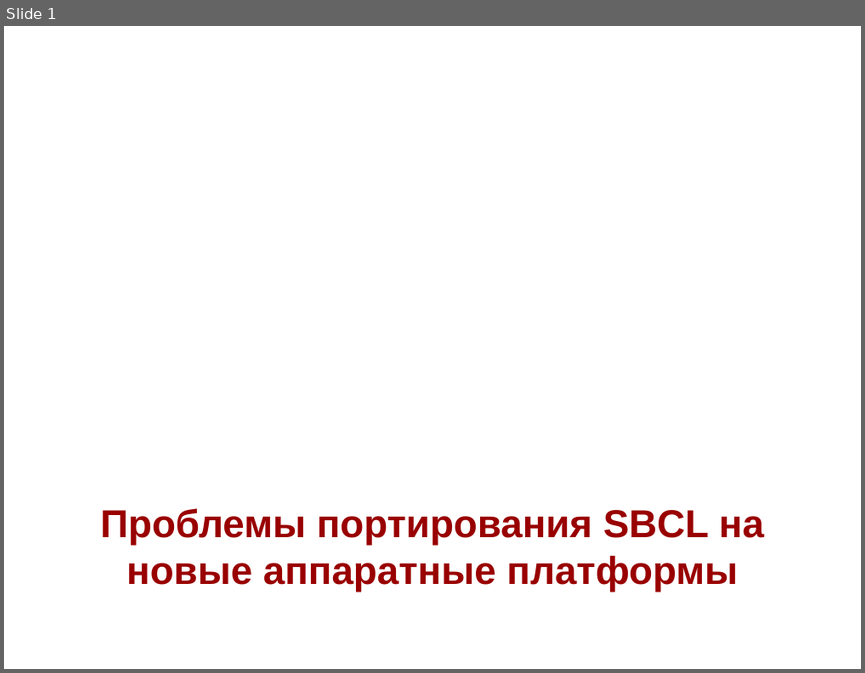
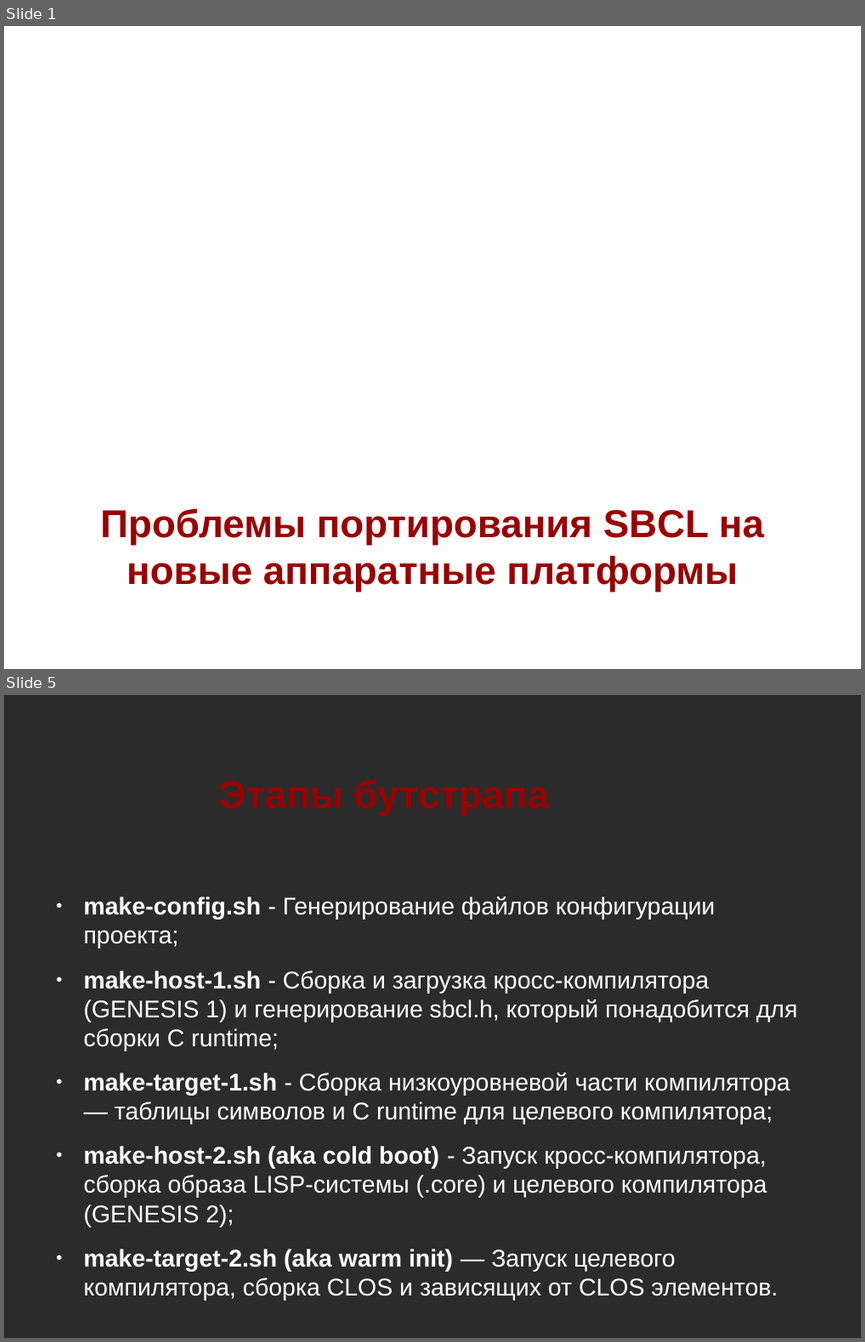
Before and after one commit to NIR-Ginko/presentations, a slide deck: SBCL porting.odp. Shown one above the other, each under a label of ours: slide 1 before the commit, slides 1 and 5 after it; the slides between them are not shown. The pictures are 865x673 and 865x1342 pixels, drawn with LibreOffice and Linux fonts; fonts in the diff are those of the drawing; background and template pictures are left out; a plain dark background stands for a picture behind light text. Boxes give left, top, right and bottom in pixels: in the first picture for what was removed or moved away, otherwise in the second. Text is boxed around its words. In the diff, an @@ line names an element or a change of style, - is before the commit and + after.

Commit message:
Presentation updated

```diff
--- a/SBCL porting.odp
+++ b/SBCL porting.odp
@@ slide 5 added at [4,695,861,1338], background picture (left out) @@
@@ title added at [218,779,549,816], 36 pt, text #990000, bold @@
+Этапы бутстрапа
@@ text added at [84,896,798,1300], 22.4 pt, text #FFFFFF @@
+● make-config.sh - Генерирование файлов конфигурации проекта;
+● make-host-1.sh - Сборка и загрузка кросс-компилятора (GENESIS 1) и генерирование sbcl.h, который понадобится для сборки C runtime;
+● make-target-1.sh - Сборка низкоуровневой части компилятора — таблицы символов и C runtime для целевого компилятора;
+● make-host-2.sh (aka cold boot) - Запуск кросс-компилятора, сборка образа LISP-системы (.core) и целевого компилятора (GENESIS 2);
+● make-target-2.sh (aka warm init) — Запуск целевого компилятора, сборка CLOS и зависящих от CLOS элементов.
```
Also in this commit, not shown: 7 other slides added, 6 slides removed.
